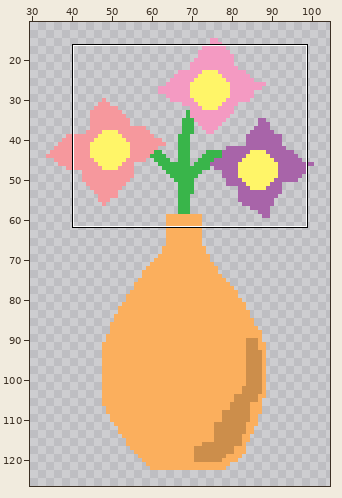
A sprite sheet gets an edit: sprites/spr_vase/ac67e0bb-f18a-4e4a-be22-04b51ea21258.png. The picture above shows the old version from afar; the outline marks the close-up.
Close-up. Old version:
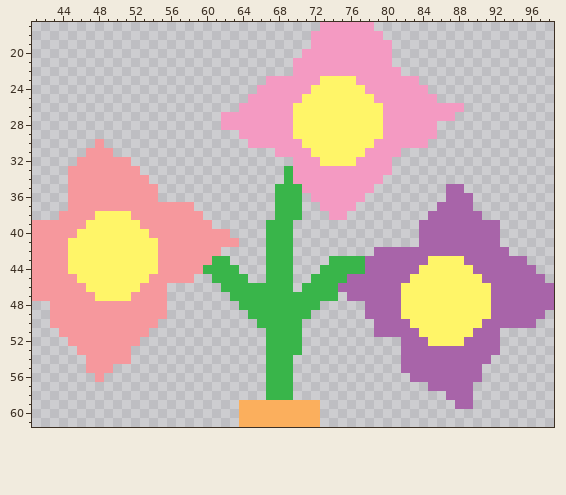
The file is 140x150 pixels. Shown: x 41..98, y 17..61. The wide view leaves out empty margins.
After:
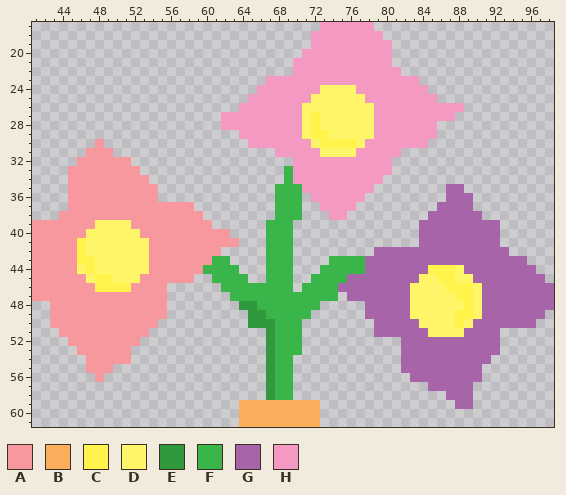
Palette (. is transparent): A #f6989d  B #fbaf5d  C #fff34c  D #fff568  E #30993e  F #39b54a  G #a864a9  H #f49ac2
Edits made:
@@ x 68..81 @@
 22 ..HHHHHHHHHHHH
-23 HHHHHDDDDHHHHH
-24 HHHHDDDDDDHHHH
-25 HHHDDDDDDDDHHH
-26 HHDDDDDDDDDDHH
-27 HHDDDDDDDDDDHH
-28 HHDDDDDDDDDDHH
-29 HHDDDDDDDDDDHH
-30 HHHDDDDDDDDHHH
-31 HHHHDDDDDDHHHH
-32 ..HHHDDDDHHHH.
+23 HHHHHHHHHHHHHH
+24 HHHHHDDDDHHHHH
+25 HHHHDDDDDDHHHH
+26 HHHDDDDDDDDHHH
+27 HHHDCDDDDDDHHH
+28 HHHDCDDDDDDHHH
+29 HHHDCCDDDDDHHH
+30 HHHHDCCCCDHHHH
+31 HHHHHDDDDHHHHH
+32 ..HHHHHHHHHHH.
 33 .FHHHHHHHHHHH.
@@ x 41..98 @@
 37 ....AAAAAAAAAAAAAA.........FFF..HHHH.........GGGG.........
-38 ...AAAADDDDAAAAAAAA........FFF...HH.........GGGGGG........
-39 AAAAAADDDDDDAAAAAAAA......FFF..............GGGGGGGGG......
-40 AAAAADDDDDDDDAAAAAAAAA....FFF..............GGGGGGGGG......
-41 AAAADDDDDDDDDDAAAAAAAAA...FFF..............GGGGGGGGG......
-42 AAAADDDDDDDDDDAAAAAAA.....FFF.........GGGGGGGGGGGGGGG.....
-43 AAAADDDDDDDDDDAAAAAAFF....FFF....FFFFGGGGGGGDDDDGGGGGGG...
-44 AAAADDDDDDDDDDAAAAAFFFF...FFF...FFFFFGGGGGGDDDDDDGGGGGGG..
-45 AAAAADDDDDDDDAAAAA..FFFF..FFF..FFFFGGGGGGGDDDDDDDDGGGGGGG.
-46 AAAAAADDDDDDAAA......FFFFFFFF.FFFFGGGGGGGDDDDDDDDDDGGGGGGG
-47 AAAAAAADDDDAAAA.......FFFFFFFFFFFF.GGGGGGDDDDDDDDDDGGGGGGG
-48 ..AAAAAAAAAAAAA........FFFFFFFFF.....GGGGDDDDDDDDDDGGGGGGG
-49 ..AAAAAAAAAAAAA.........FFFFFFF......GGGGDDDDDDDDDDGGGGGG.
-50 ..AAAAAAAAAAAA...........FFFFF........GGGGDDDDDDDDGGGGGG..
-51 ...AAAAAAAAAA.............FFFF........GGGGGDDDDDDGGG......
-52 ....AAAAAAAA..............FFFF...........GGGDDDDGGGG......
-53 .....AAAAAA...............FFFF...........GGGGGGGGGGG......
-54 ......AAAAA...............FFF............GGGGGGGGGG.......
-55 ......AAA.................FFF............GGGGGGGGG........
-56 .......A..................FFF.............GGGGGGGG........
-57 ..........................FFF...............GGGGG.........
-58 ..........................FFF.................GGG.........
+38 ...AAAAAAAAAAAAAAAA........FFF...HH.........GGGGGG........
+39 AAAAAAADDDDAAAAAAAAA......FFF..............GGGGGGGGG......
+40 AAAAAADDDDDDAAAAAAAAAA....FFF..............GGGGGGGGG......
+41 AAAAACDDDDDDDAAAAAAAAAA...FFF..............GGGGGGGGG......
+42 AAAAACDDDDDDDAAAAAAAA.....FFF.........GGGGGGGGGGGGGGG.....
+43 AAAAACCDDDDDDAAAAAAAFF....FFF....FFFFGGGGGGGGGGGGGGGGGG...
+44 AAAAADCDDDDDDAAAAAAFFFF...FFF...FFFFFGGGGGGGCCCDGGGGGGGG..
+45 AAAAAADCCDDDAAAAAA..FFFF..FFF..FFFFGGGGGGGGDDCCDDGGGGGGGG.
+46 AAAAAAACCCCAAAA......FFFFFFFF.FFFFGGGGGGGGDDDDCCCDGGGGGGGG
+47 AAAAAAAAAAAAAAA.......FFFFFFFFFFFF.GGGGGGGDDDDDCCDGGGGGGGG
+48 ..AAAAAAAAAAAAA........EEFFFFFFF.....GGGGGDDDDDDCDGGGGGGGG
+49 ..AAAAAAAAAAAAA.........EEFFFFF......GGGGGDDDDDCCDGGGGGGG.
+50 ..AAAAAAAAAAAA..........EEEFFF........GGGGGDDDDCDGGGGGGG..
+51 ...AAAAAAAAAA.............EFFF........GGGGGGDDDDGGGG......
+52 ....AAAAAAAA..............EFFF...........GGGGGGGGGGG......
+53 .....AAAAAA...............EFFF...........GGGGGGGGGGG......
+54 ......AAAAA...............EFF............GGGGGGGGGG.......
+55 ......AAA.................EFF............GGGGGGGGG........
+56 .......A..................EFF.............GGGGGGGG........
+57 ..........................EFF...............GGGGG.........
+58 ..........................EFF.................GGG.........
 59 .......................BBBBBBBBB...............GG.........
Changed places in both close-ups, as pixel boxes (x1, y1, x2, y2):
changed: (293, 76, 383, 166)
changed: (68, 211, 158, 301)
changed: (401, 256, 491, 346)
changed: (239, 301, 275, 400)
